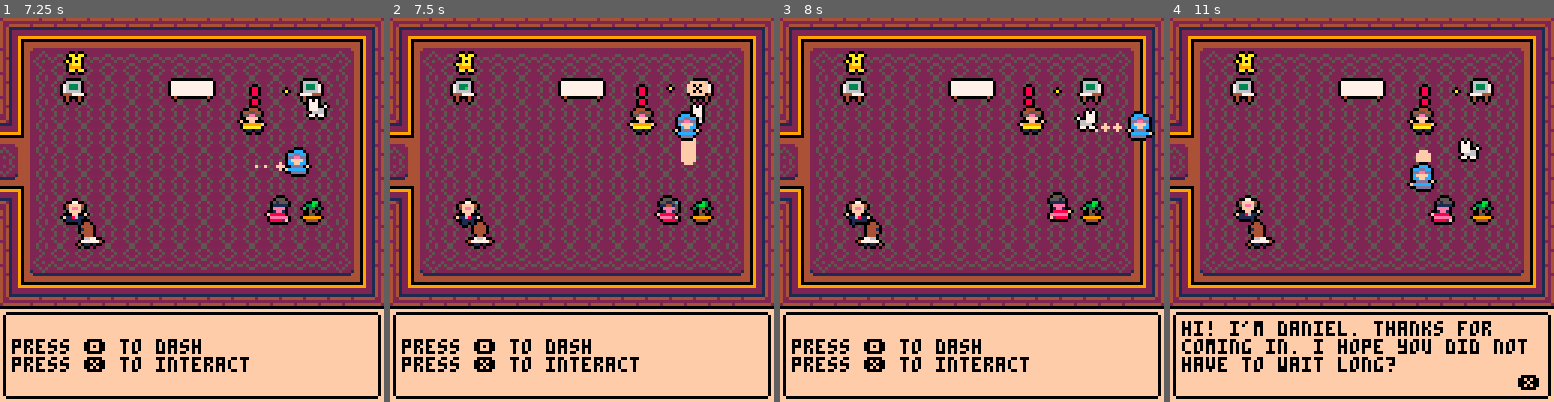
Above: before the commit, frames 1-4 (left to right).
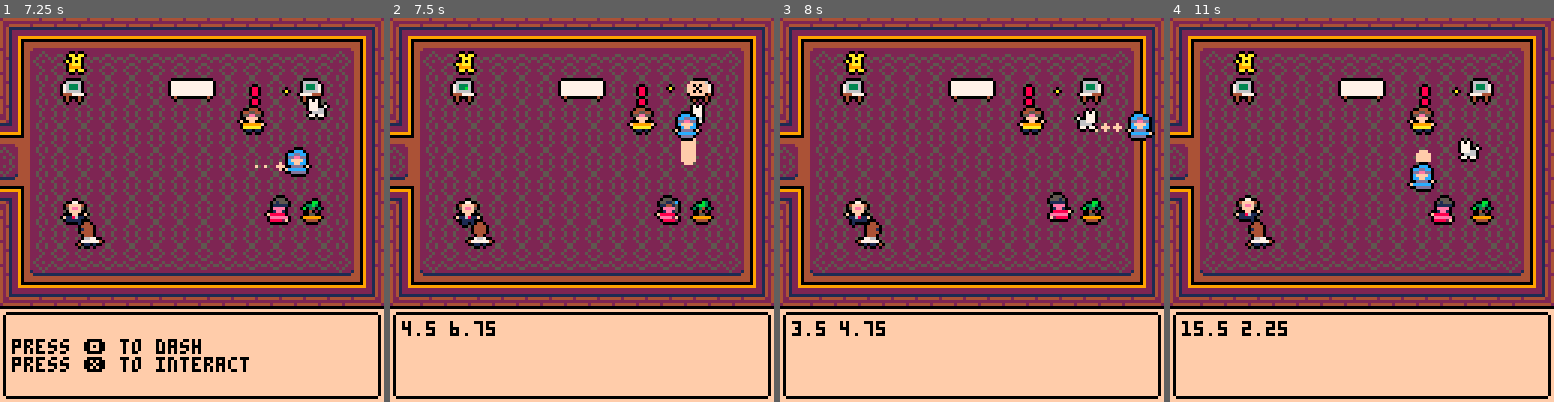
Above: after the commit, the same moments.

Repository: darabos/lynxkite-interview-pico8
Game: PICO-8 cartridge lynxkite.p8
Same seed, same stepped clock (60 frames per second), same inputs: the game is played once before the commit and once after it.
Inputs:
- Up to frame 1 (7.25 s): tap X (X key) at 0.33, 1.07, 1.85, 2.97, 4.08, 5.2, 6.32 s; tap O (Z key) at 0.7, 1.7, 2.1, 2.5, 2.9, 3.3, 3.7, 4.1, 4.5, 4.9, 5.3, 5.7, 6.1, 6.5, 6.9 s; hold Right 1.6-2.1 s; hold Up 2.15-2.42 s; hold Right 2.47-3.03 s; hold Left 3.08-3.58 s; hold Down 3.63-3.97 s; hold Right 4.02-4.68 s; hold Up 4.73-5.03 s; hold Left 5.08-5.68 s; hold Down 5.73-6.03 s; hold Right 6.08-6.58 s; hold Right 6.63-7.13 s; hold Up from 7.18 s (still down)
- Up to frame 2 (7.5 s): tap O (Z key) at 7.3 s; tap X (X key) at 7.43 s; release Up at 7.45 s
- Up to frame 3 (8 s): hold Right from 7.5 s (still down); tap O (Z key) at 7.7 s
- Up to frame 4 (11 s): release Right at 8.07 s; tap O (Z key) every 0.4 s from 8.1 to 10.9 s; hold Left 8.12-8.62 s; tap X (X key) at 8.55, 9.67, 10.78 s; hold Down 8.67-9 s; hold Right 9.05-9.72 s; hold Up 9.77-10.07 s; hold Left 10.12-10.72 s; hold Down from 10.77 s (still down)

Frame 1 is identical in both runs. In frame 2, 2.1% of the frame differs, in the area x 3-65%, y 78-93%; in frame 3, 2.1%; in frame 4, 3.7%, in the area x 3-97%, y 78-97%.

Commit message:
Cats and dogs in cyberspace.

Diff:
--- a/lynxkite.p8
+++ b/lynxkite.p8
@@ -316,14 +316,18 @@
  if btn(➡️) then p.x+=s end
  if btn(⬆️) then p.y-=s/1.2 end
  if btn(⬇️) then p.y+=s/1.2 end
- p.x=mid(4,p.x,116)
- p.y=mid(3,p.y,79)
+ contain(p)
  if btnp(❎) then
   local c=closest(p)
   if c!=nil then
    c.interact(c)
   end
  end
+end
+
+function contain(p)
+ p.x=mid(4,p.x,116)
+ p.y=mid(3,p.y,79)
 end
 
 function draw_player(p)
@@ -367,14 +371,51 @@
  local dy=p.y-o.y
  local adx=abs(dx)
  local ady=abs(dy)
- if adx>0 and adx<20
-  and ady>0 and ady<17 then
-  if rnd(100)<20 then
+ local range=20
+ local follow_chance=20
+ if location=="metaverse" then
+  range=30
+  follow_chance=50
+ end
+ if adx>0 and adx<range
+  and ady>0 and ady<range/1.2 then
+  if rnd(100)<follow_chance then
+   dialog=tostr(adx).." "..tostr(ady)
    o.x+=dx/adx
    o.y+=dy/ady
    if rnd(100)<5 then
     sfx(o.sfx) end
   end
+  return
+ end
+ if o.other!=nil then
+	 dx=o.other.x-o.x
+	 dy=o.other.y-o.y
+	 adx=abs(dx)+rnd(1)-0.5
+	 ady=abs(dy)+rnd(1)-0.5
+	 if o.mode=="chase" and adx>0 and ady>0 then
+	  if rnd(100)<follow_chance then
+	   o.x+=2*dx/adx
+	   o.y+=2*dy/ady
+	   if rnd(100)<5 then
+	    sfx(o.sfx) end
+	  end
+	  if rnd(100)<1 then
+ 	  o.mode=nil
+ 	 end
+	 elseif adx>0 and adx<range
+	  and ady>0 and ady<range/1.2 then
+	  if rnd(100)<follow_chance then
+	   o.x-=3*dx/adx
+	   o.y-=3*dy/ady
+	   if rnd(100)<5 then
+	    sfx(o.sfx) end
+	   contain(o)
+	  end
+	 elseif o.other.mode!="chase"
+	  and rnd(100)<1 then
+	  o.mode="chase"
+	 end
  end
 end
 
@@ -403,7 +444,19 @@
  p.x=60
  p.y=60
  background=draw_metaverse
- objects={p,
+ local dog={
+  x=21, y=10, sprite=51,flip=0,draw=dance,
+  update=update_pet,sfx=11,
+  interact=function()
+   dialog="you pet the dog."end}
+ local cat={
+  x=101, y=25, sprite=53,flip=1,draw=dance,
+  update=update_pet,sfx=10,
+  interact=function()
+   dialog="the cat sniffs your hand."end}
+ dog.other=cat
+ cat.other=dog
+ objects={p,cat,dog,
   {x=116,y=6,draw=function(s)
     fancynumbers(getscore(),s.x,s.y)
    end},
